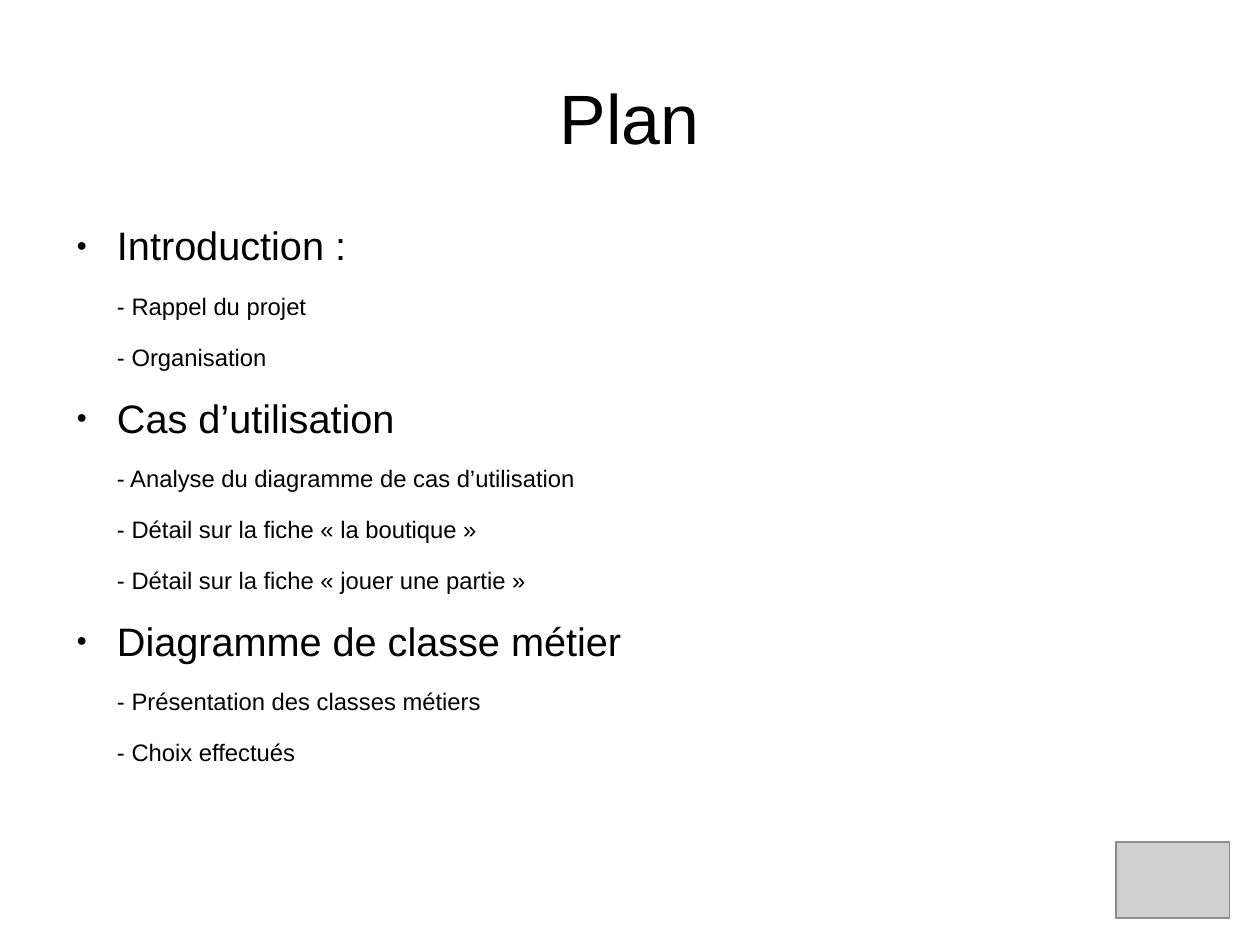
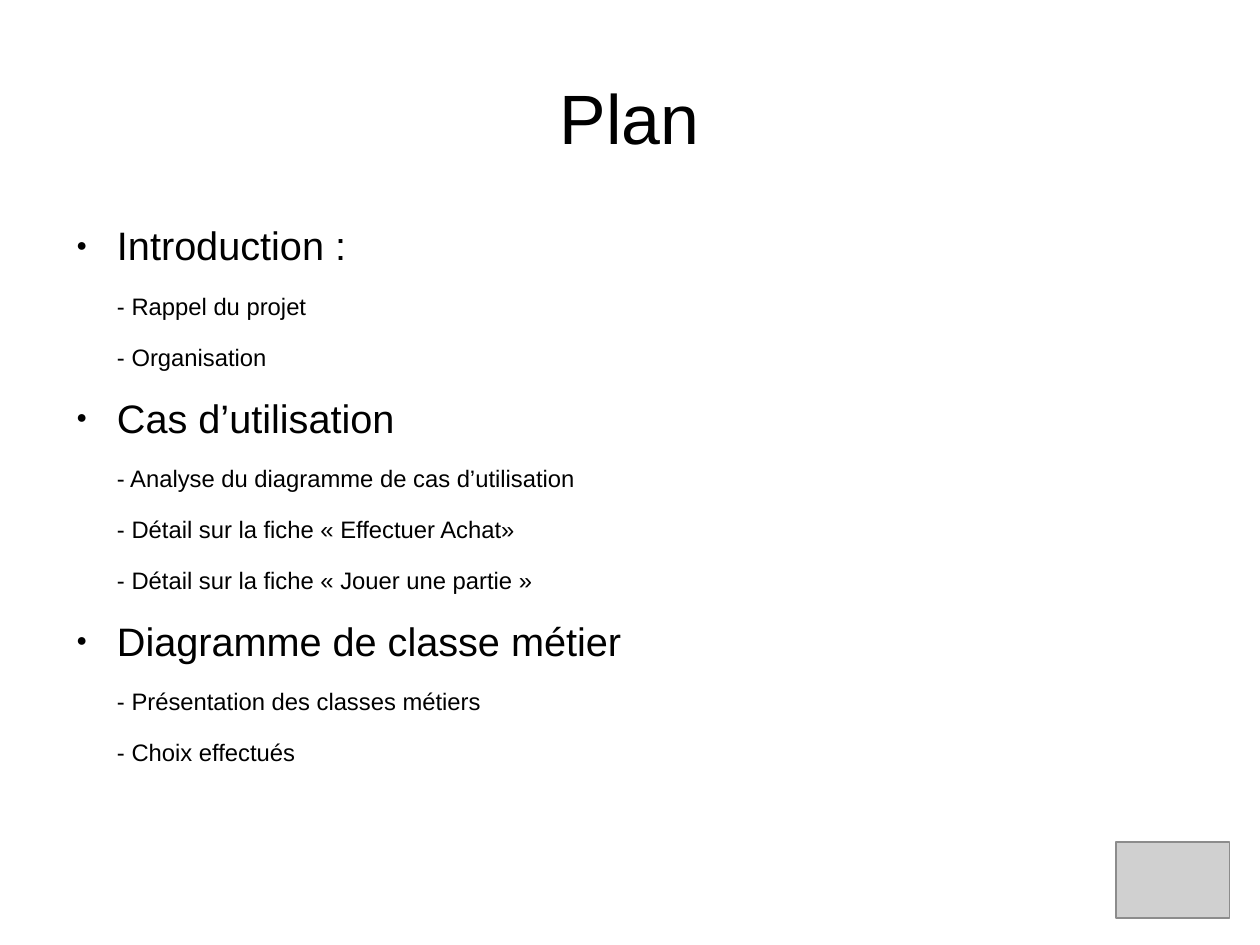
Before and after one commit to Shaolans/StoneHearth_SnowStorm, a slide deck: slide 2 of Presentation/presentation_IL.odp. Drawn at 1260x945 pixels with LibreOffice and Linux fonts; fonts in the diff are those of the drawing; grey boxes stand for pictures. Boxes give left, top, right and bottom in pixels: in the first picture for what was removed or moved away, otherwise in the second. Text is boxed around its words. In the diff, an @@ line names an element or a change of style, - is before the commit and + after.

```diff
--- a/Presentation/presentation_IL.odp
+++ b/Presentation/presentation_IL.odp
@@ text at bbox=[132, 520, 514, 594]: text changed @@
-- Détail sur la fiche « la boutique »
-- Détail sur la fiche « jouer une partie »
+- Détail sur la fiche « Effectuer Achat»
+- Détail sur la fiche « Jouer une partie »
```
Also in this commit, not shown: 2 other slides changed, 7 slides added.
